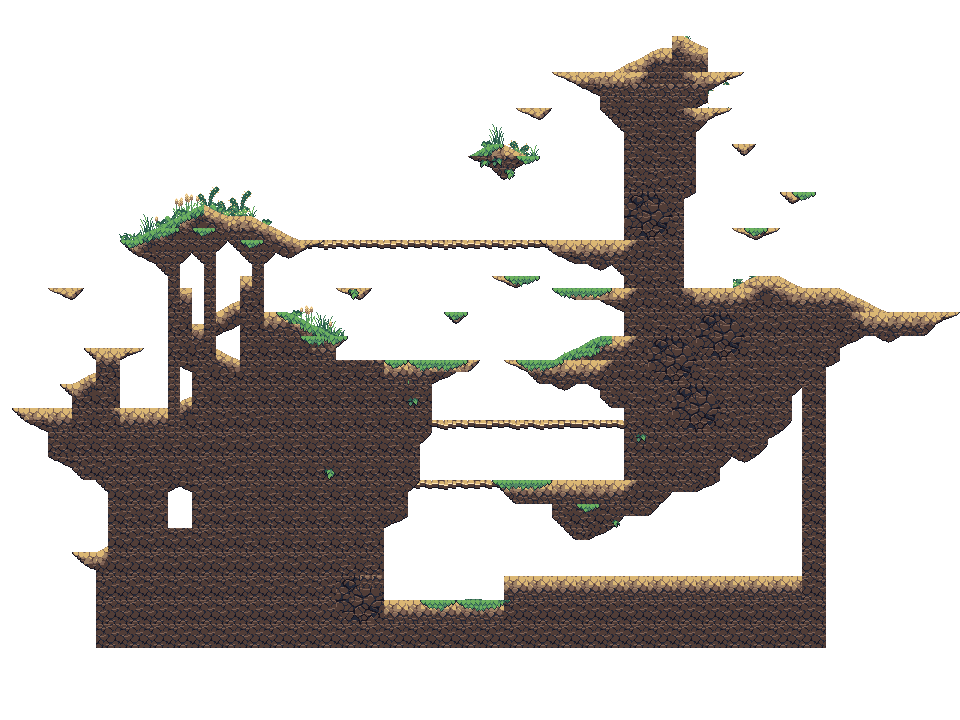
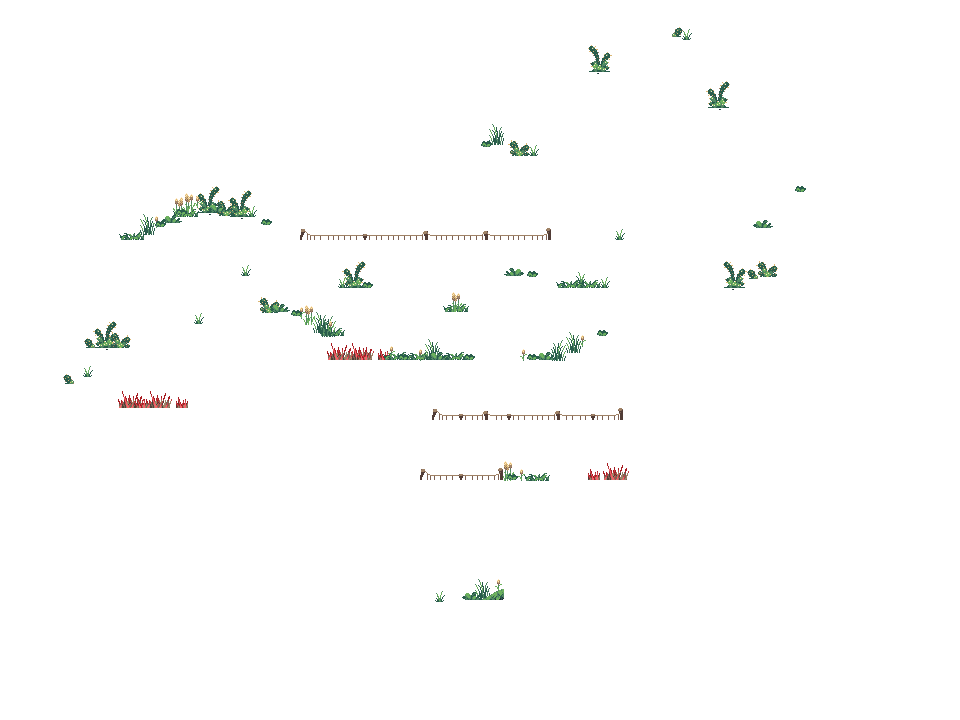
Layer changes from the first 960x720 image to the second:
hid "Layer", painted on it over <box>12,36,960,648</box>
showed "scenery1.png", painted on it over <box>63,27,806,602</box>
